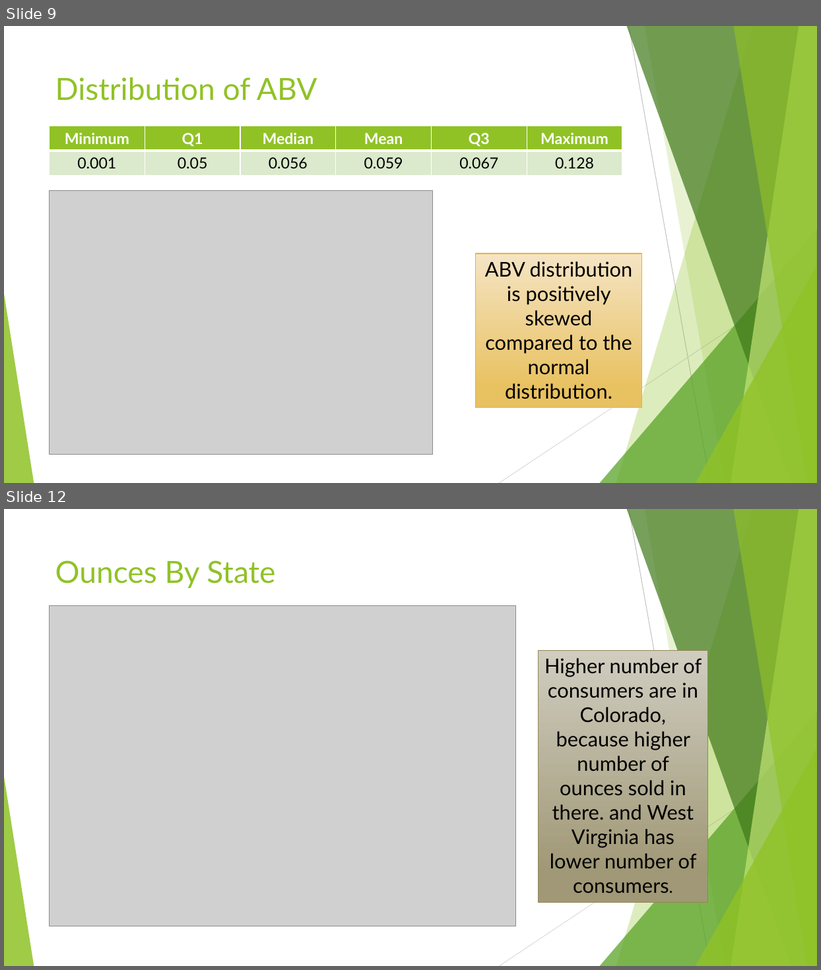
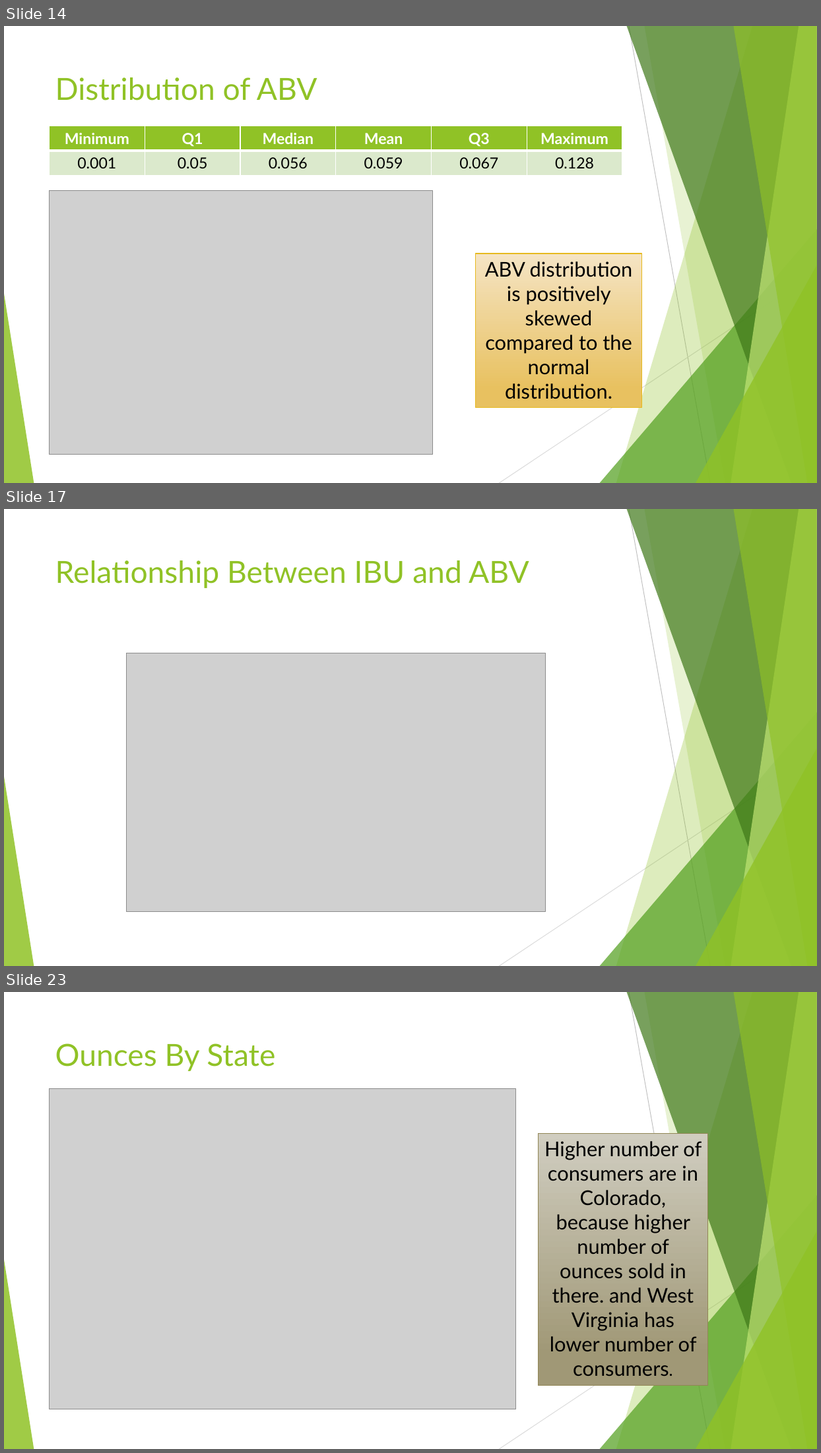
Before and after one commit to Omehrpour/R_proj_beer_market-, a slide deck: CaseStudy01.pptx. Shown one above the other, each under a label of ours: slides 9 and 12 before the commit, slides 14, 17 and 23 after it; the slides between them are not shown. The pictures are 821x970 and 821x1453 pixels, drawn with LibreOffice and Linux fonts; fonts in the diff are those of the drawing; grey boxes stand for pictures. Boxes give left, top, right and bottom in pixels: in the first picture for what was removed or moved away, otherwise in the second. Text is boxed around its words. In the diff, an @@ line names an element or a change of style, - is before the commit and + after.

```diff
--- a/CaseStudy01.pptx
+++ b/CaseStudy01.pptx
@@ slide 17 added at (x1=4, y1=509, x2=817, y2=966), background #FFFFFF; not listed: 10 template elements that a slide beside it also shows @@
@@ title added at (x1=55, y1=560, x2=529, y2=588), 36 pt, text #90C226 @@
+Relationship Between IBU and ABV
@@ picture added at (x1=127, y1=653, x2=546, y2=912) @@
@@ what was slide 9 is now slide 14 @@
@@ what was slide 12 is now slide 23 @@
```
Also in this commit, not shown: 3 slides changed, 13 other slides added, 1 slide removed.
